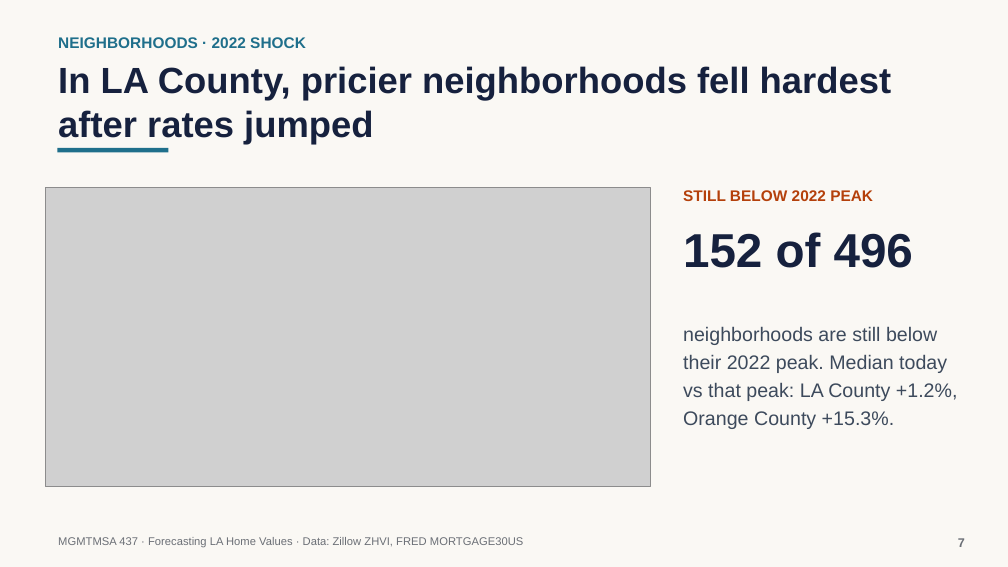
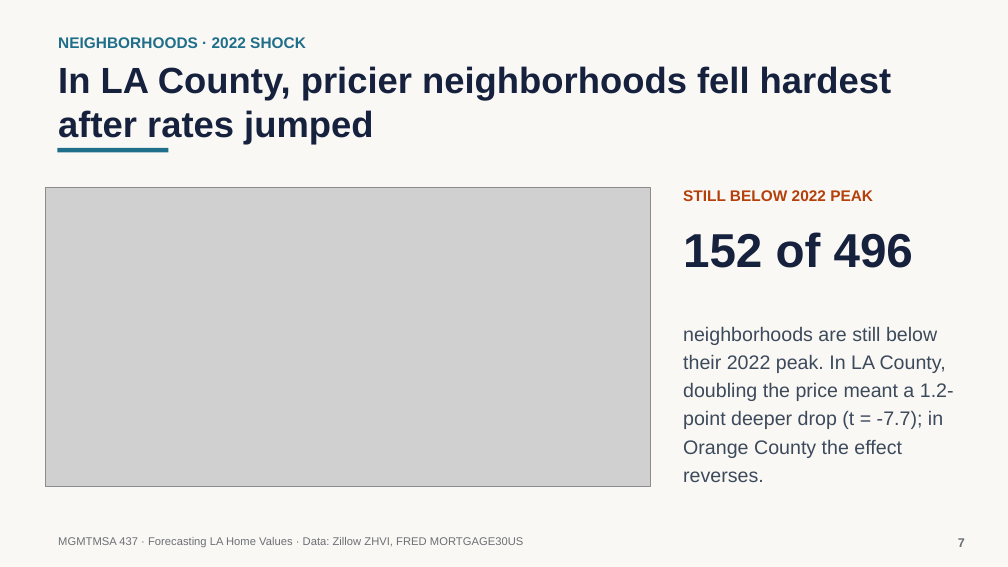
Before and after one commit to neiltd/la-housing-forecast, a slide deck: slide 7 of slides/LA_home_values_slides.pptx. Drawn at 1008x567 pixels with LibreOffice and Linux fonts; fonts in the diff are those of the drawing; grey boxes stand for pictures. Boxes give left, top, right and bottom in pixels: in the first picture for what was removed or moved away, otherwise in the second. Text is boxed around its words. In the diff, an @@ line names an element or a change of style, - is before the commit and + after.

```diff
--- a/slides/LA_home_values_slides.pptx
+++ b/slides/LA_home_values_slides.pptx
@@ text at [683, 326, 954, 482]: text changed @@
-neighborhoods are still below their 2022 peak. Median today vs that peak: LA County +1.2%, Orange County +15.3%.
+neighborhoods are still below their 2022 peak. In LA County, doubling the price meant a 1.2-point deeper drop (t = -7.7); in Orange County the effect reverses.
```
Also in this commit, not shown: 5 other slides changed, 6 other files.
